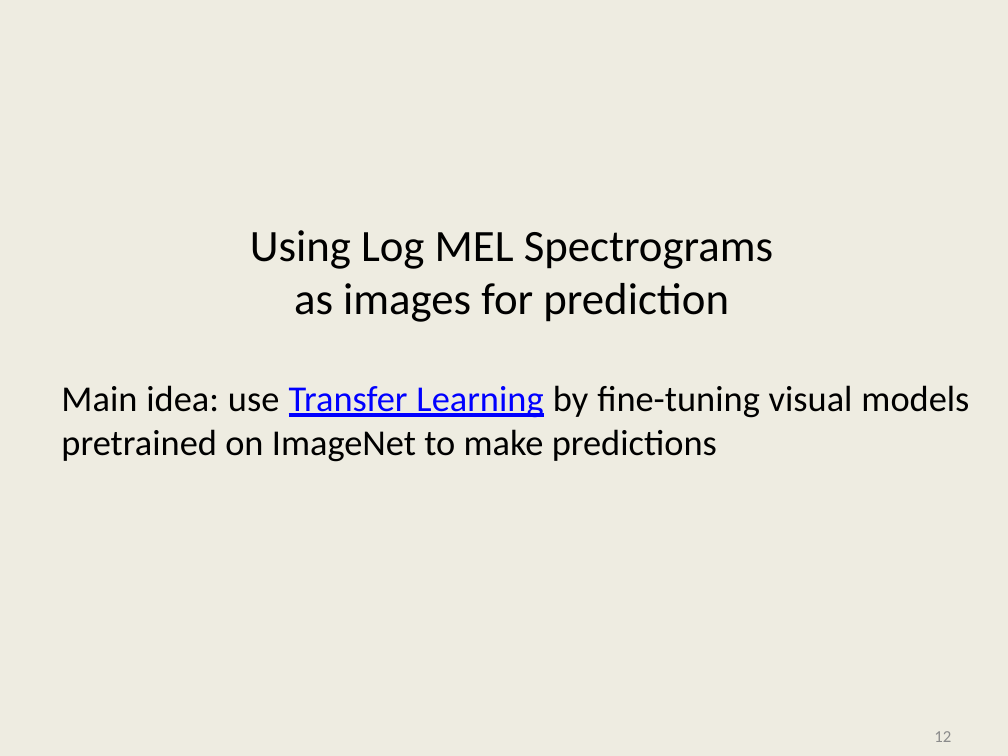
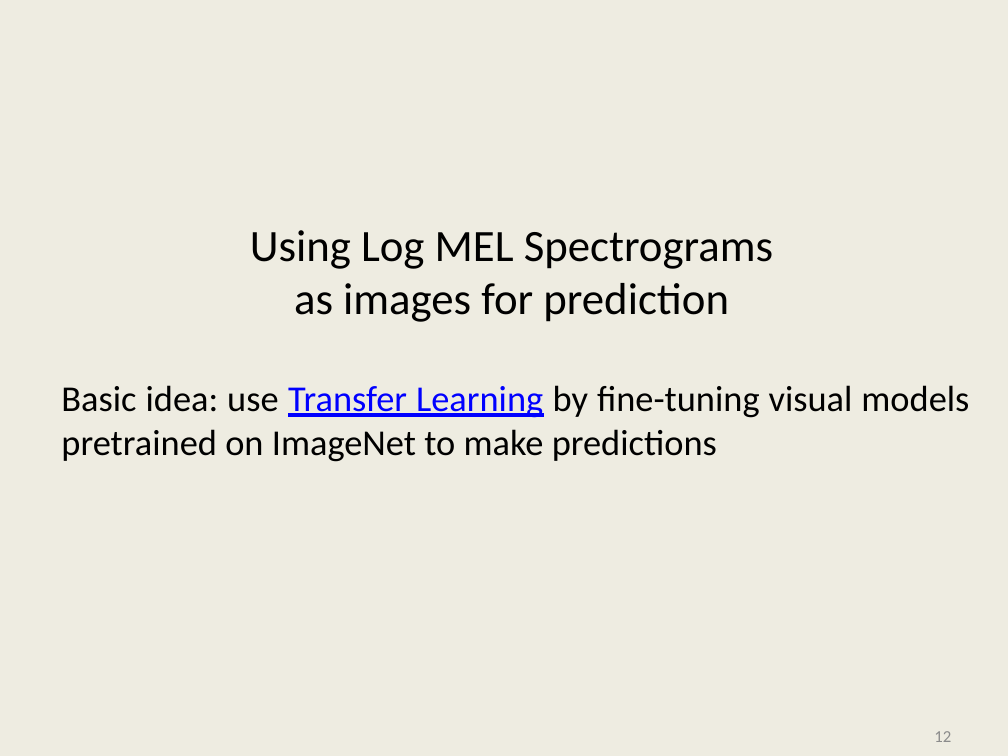
Before and after one commit to kriventsov/kaggle-2020-Cornell-Birdcall-Identification-presentation, a slide deck: slide 12 of Cornell Birdcall.pptx. Drawn at 1008x756 pixels with LibreOffice and Linux fonts; fonts in the diff are those of the drawing; background and template pictures are left out. Boxes give left, top, right and bottom in pixels: in the first picture for what was removed or moved away, otherwise in the second. Text is boxed around its words. In the diff, an @@ line names an element or a change of style, - is before the commit and + after.

```diff
--- a/Cornell Birdcall.pptx
+++ b/Cornell Birdcall.pptx
@@ text at [61,385,969,462]: text changed @@
-Main idea: use Transfer Learning by fine-tuning visual models pretrained on ImageNet to make predictions
+Basic idea: use Transfer Learning by fine-tuning visual models pretrained on ImageNet to make predictions
```
Also in this commit, not shown: 13 other slides changed, 4 slides added, 1 slide removed.
